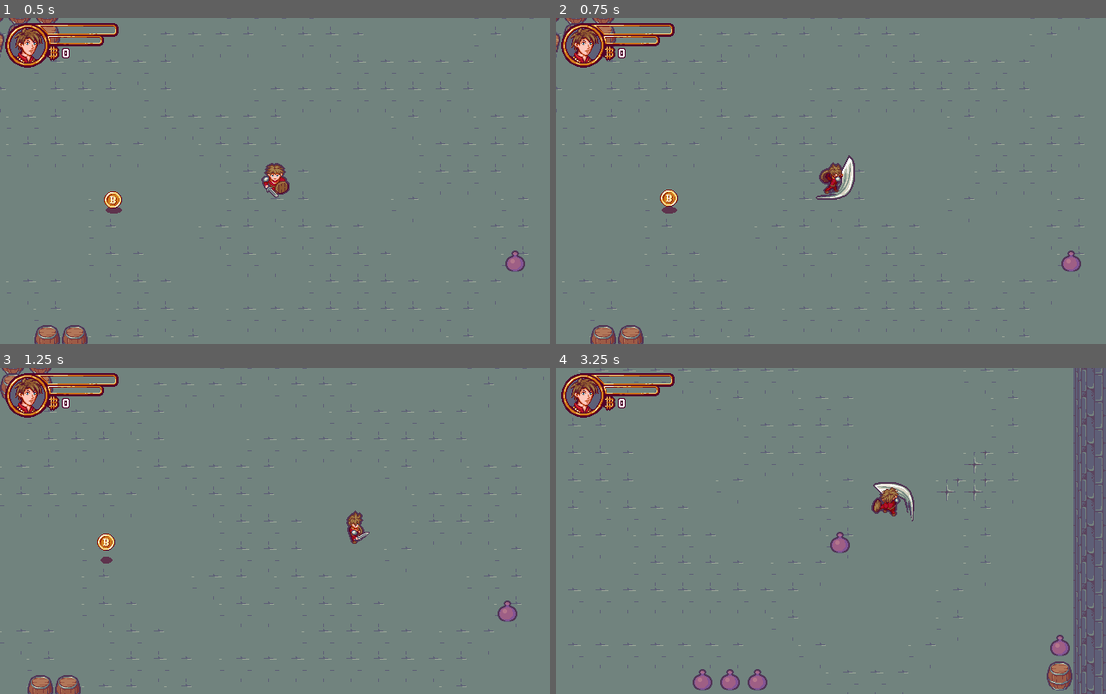
Above: before the commit, frames 1-4 (two rows, left to right).
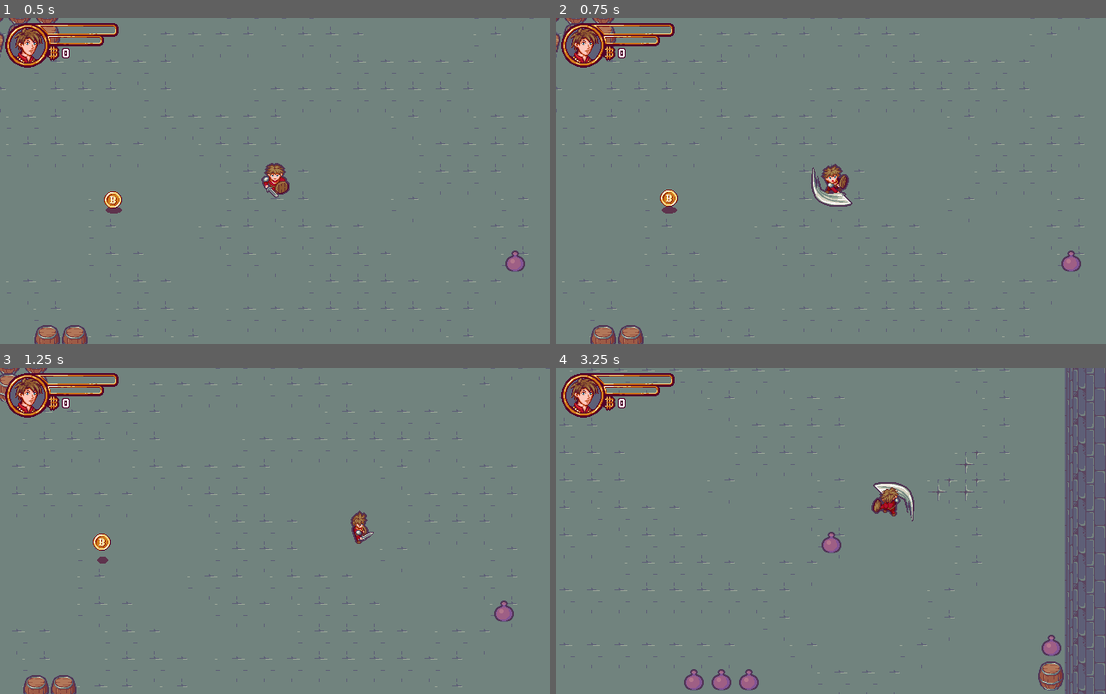
Above: after the commit, the same moments.

Repository: Franofarion/Godot-2D-ZeldIsaac-Tutorial
Game: Godot game, scene res://Scenes/Levels/Level.tscn
The game is run twice, just before and just after one commit, with the same random seed, the same clock (stepped at 60 frames per second) and the same inputs. Sound files missing from this copy of the repository are replaced by a short silence.
Inputs:
- Up to frame 1 (0.5 s): no input
- Up to frame 2 (0.75 s): tap Enter (ui_accept) at 0.5 s; hold Right (ui_right) from 0.53 s (still down)
- Up to frame 3 (1.25 s): keep holding Right (ui_right); tap Enter (ui_accept) at 0.77 s
- Up to frame 4 (3.25 s): release Right (ui_right) at 1.28 s; hold Down (ui_down) 1.28-2.03 s; tap Enter (ui_accept) at 1.52, 3.02 s; hold Right (ui_right) 2.03-2.78 s; hold Up (ui_up) from 2.78 s (still down)

Frame 1 is identical in both runs. In frame 2, 0.8% of the frame differs, in the area x 46-55%, y 42-58%; in frame 3, 3.3%; in frame 4, 7.3%, in the area x 0-100%, y 0-100%.

Commit message:
prevent mutiple attacks while spamming direction during attack animation

Diff:
--- a/Scenes/Character/Character.gd
+++ b/Scenes/Character/Character.gd
@@ -143,6 +143,9 @@
 
 
 func _on_facing_direction_changed():
+	# provide mutiple attacks while spamming direction during attack animation
+	if state == STATE.ATTACK:
+		return
 	_update_animation()
 	_update_attack_hitbox_direction()
 
